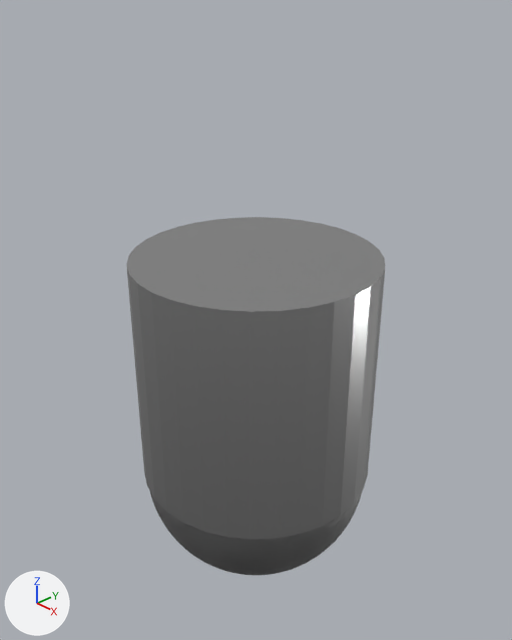
What one commit did to the Blender file revolver_cylinder.blend.
Rendered twice from a 50 mm lens placed at (0.0348, -0.0328, 0.0364), pointed at (-0.0004, 0.0004, 0.0126). Every picture has the same lights, and +X, +Y and +Z are marked at lower left.

Names of what the first picture shows: 'Casing', 'Slug'.
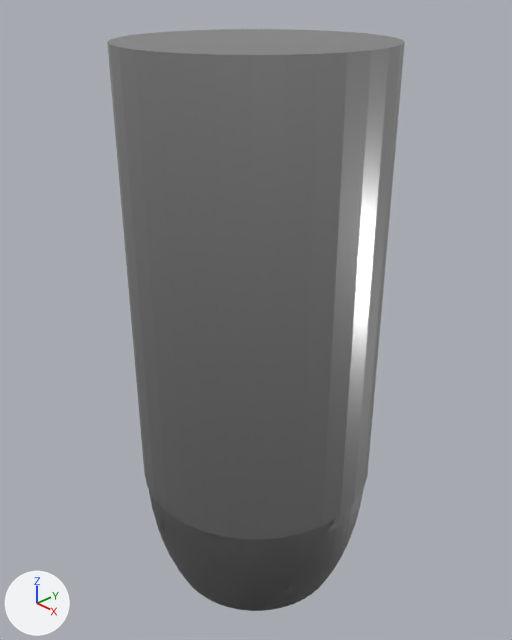
Boxes [x1, y1, x2, y2] around the edits, measured in the pictures (512 x 640 px):
'Casing', moved, rescaled (15% wider, 58% taller)
    before: [126, 217, 385, 540]
    after: [107, 29, 405, 540]
'Slug', rescaled
    before: [150, 492, 362, 575]
    after: [149, 490, 363, 611]

The change, as a diff of the scene's bpy script:
```diff
--- a/revolver_cylinder.blend.py
+++ b/revolver_cylinder.blend.py
@@ ob_slug @@
 ob_slug.location = (0.0, 0.0, 0.0)
+ob_slug.scale = (1.0, 1.0, 1.68)
@@ ob_casing @@
 ob_casing = bpy.data.objects.new('Casing', me_cylinder_003)
-ob_casing.location = (0.0, 0.0, 0.00899)
-ob_casing.scale = (1.02, 1.02, 1.0)
+ob_casing.location = (0.0, 0.0, 0.01624)
+ob_casing.scale = (1.02, 1.02, 1.81)
```
